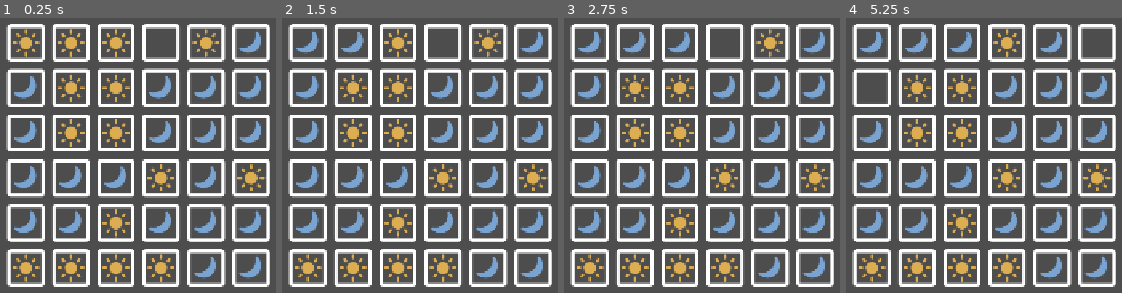
Above: before the commit, frames 1-4 (left to right).
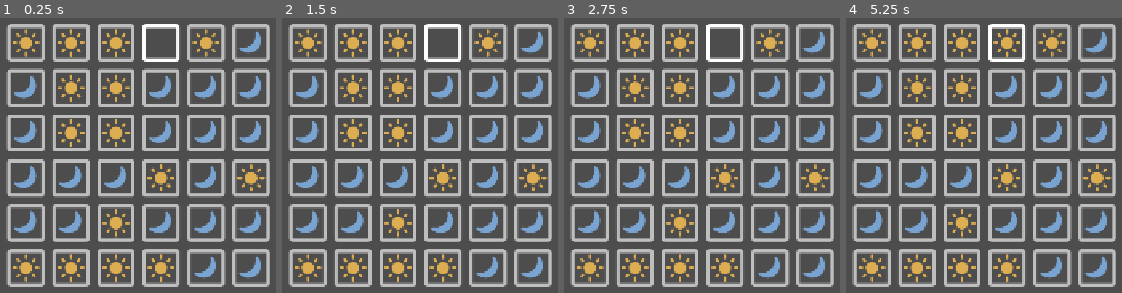
Above: after the commit, the same moments.

Repository: TacticalLaptopBag/godot-tango
Game: Godot game, scene res://test.tscn
Two runs of this game, one before a commit and one after it. Both use one fixed random seed, a clock stepped at 60 frames per second and the inputs below.
Inputs (mouse positions are in pixels of both pictures, inside the frame that each line leads up to):
- Up to frame 1 (0.25 s): no input
- Up to frame 2 (1.5 s): tap Enter at 0.5 s; move the mouse to (306, 42) at 0.52 s; click (306, 42) at 0.67 s; tap Space at 1.25 s; move the mouse to (353, 42) at 1.27 s; click (353, 42) at 1.42 s
- Up to frame 3 (2.75 s): tap Enter at 2 s; move the mouse to (679, 42) at 2.02 s; click (679, 42) at 2.17 s
- Up to frame 4 (5.25 s): tap Space at 2.75, 4.25 s; move the mouse to (1006, 42) at 2.77 s; click (1006, 42) at 2.92 s; tap Enter at 3.5 s; move the mouse to (1053, 42) at 3.52 s; click (1053, 42) at 3.67 s; move the mouse to (1097, 42) at 4.27 s; click (1097, 42) at 4.42 s; move the mouse to (870, 86) at 5.02 s; click (870, 86) at 5.17 s

The runs differ from the first frame. In frame 1, 22% of the frame differs, in the area x 2-98%, y 2-98%; in frame 2, 23%; in frame 3, 24%; in frame 4, 25%.

Commit message:
Lock hint cells

Diff:
--- a/src/puzzle_provider.gd
+++ b/src/puzzle_provider.gd
@@ -54,4 +54,7 @@
     end_ticks = Time.get_ticks_msec()
     print("Removal took "+str(end_ticks - start_ticks)+"ms")
 
+    for filled_cell in puzzle.get_filled_cells():
+        filled_cell.locked = true
+
     return puzzle
